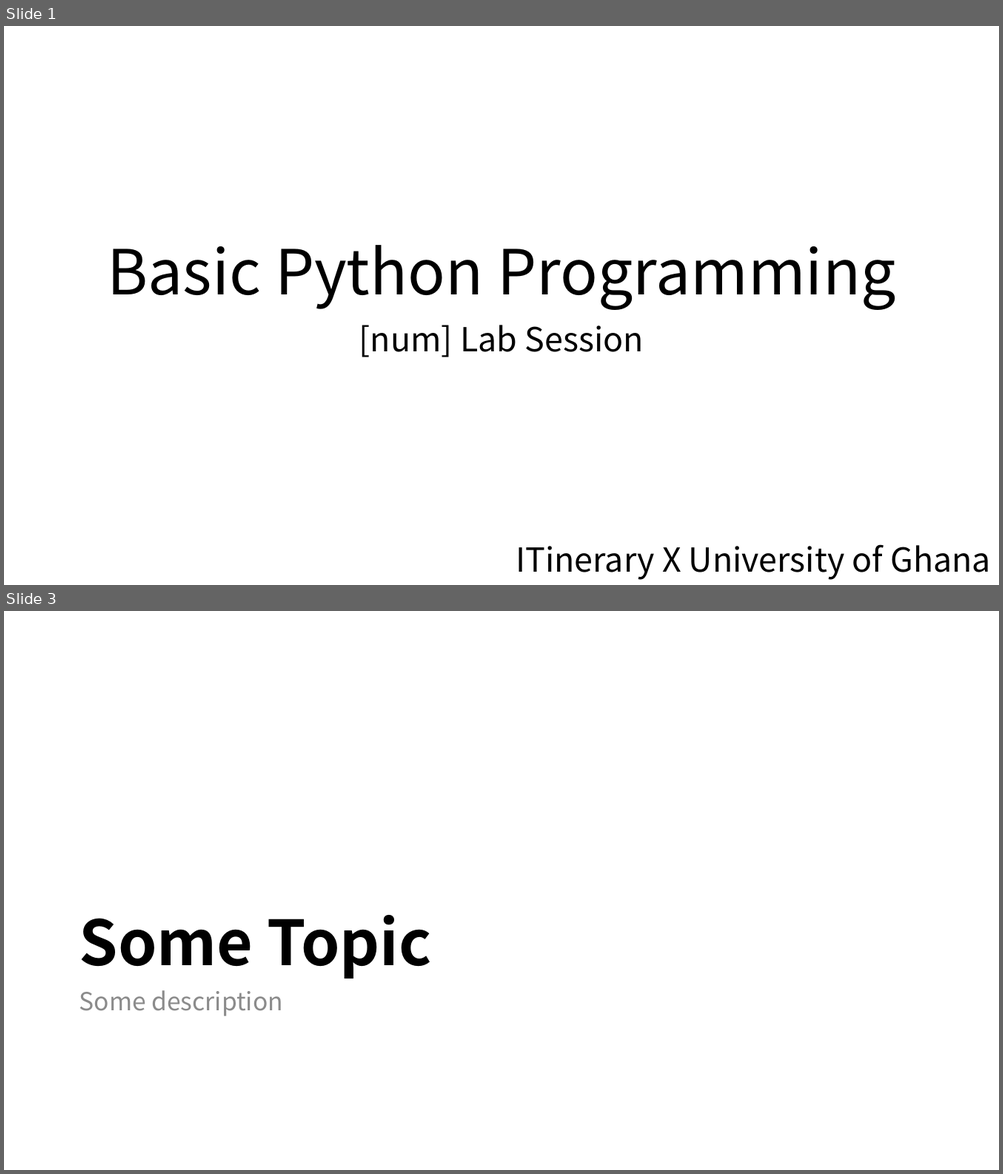
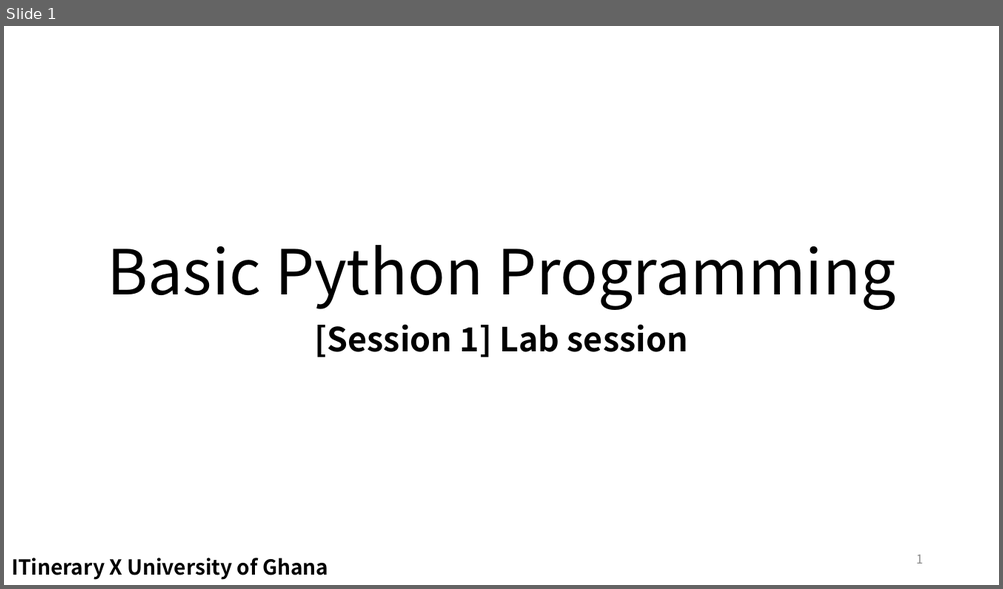
Before and after one commit to EunSeong-Park/EunSeong-Park.github.io, a slide deck: contents/2020_ITinerary/assets/session_1/labsession.pptx. Shown one above the other, each under a label of ours: slides 1 and 3 before the commit, slide 1 after it; the slides between them are not shown. The pictures are 1003x1174 and 1003x589 pixels, drawn with LibreOffice and Linux fonts; fonts in the diff are those of the drawing. Boxes give left, top, right and bottom in pixels: in the first picture for what was removed or moved away, otherwise in the second. Text is boxed around its words. In the diff, an @@ line names an element or a change of style, - is before the commit and + after.

```diff
--- a/contents/2020_ITinerary/assets/session_1/labsession.pptx
+++ b/contents/2020_ITinerary/assets/session_1/labsession.pptx
@@ slide 3 removed at [4, 611, 999, 1170], background #FFFFFF @@
@@ title removed at [79, 915, 432, 979] @@
-Some Topic
@@ text removed at [79, 991, 283, 1017] @@
-Some description
@@ slide 1 changed as well @@
@@ subtitle at [315, 324, 688, 358]: text changed; bold on @@
-[num] Lab Session
+[Session 1] Lab session
@@ text "ITinerary X University of Ghana": place and size @@
-text "ITinerary X University of Ghana" at [515, 545, 990, 580]
+text "ITinerary X University of Ghana" at [11, 558, 328, 580]
@@ text "ITinerary X University of Ghana" at [11, 558, 328, 580]: size 32 to 20 pt, bold on; alignment right to left @@
@@ page number added at [916, 555, 922, 564], 12 pt, text #8C8C8C @@
+1
```
Also in this commit, not shown: 1 other slide changed, 16 slides added, 4 other slides removed, 15 other files.
